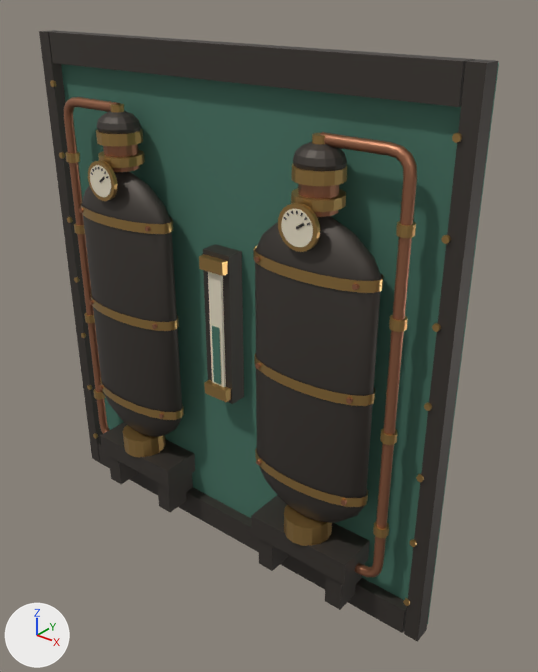
An edit to the Blender file assets-source/props/pressure-works/accumulator-bank.blend, drawn before and after from the same camera.
Camera for both pictures: a 50 mm camera at (2.46, -2.81, 3.13) aimed at (0.22, -0.01, 1.4). The lights are fixed; the arrows at lower left show +X, +Y and +Z. The older version comes first.

Objects in the first picture: 'accumulator-aged brass', 'accumulator-cast iron', 'accumulator-copper', 'accumulator-oxidized copper', 'accumulator-porcelain'.
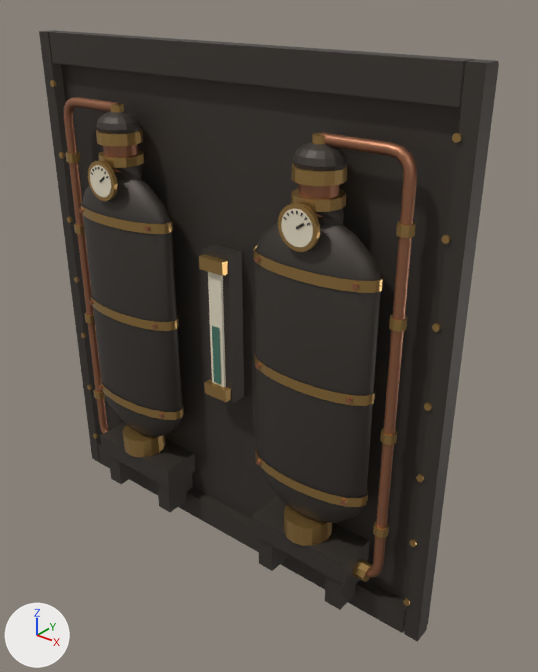
Where the newer file only moved an object's origin or applied its transform, the numbers keep the older frame.

What differs and where, as boxes [x1, y1, x2, y2] in the pictures (538 x 672 px):
'accumulator-cast iron', reshaped
    before: [39, 30, 498, 642]
    after: [39, 30, 499, 642]
part 1 of me_cube_002, added
    after: [61, 63, 499, 624]
part 2 of me_cube_002, added
    after: [114, 165, 142, 180]
part 3 of me_cube_002, added
    after: [315, 208, 344, 226]
part 4 of me_cube_001, deleted (green)
    before: [61, 63, 499, 624]

The change in detail:
me_cube_001 is used by ob_accumulator_oxidized_copper; location (0.0, -0.035, 1.425).
me_cube_001 had 16 vertices, 12 faces and spanned x -1.3..1.3, y -0.16..0.04, z -1.41..1.41.
me_cube_001 now has 8 vertices, 6 faces and spans x -0.03..0.03, y -0.16..-0.15, z -0.31..0.03.
me_cube_001 part 4: the loose piece of 8 vertices spanning x -1.3..1.3, y -0.04..0.04, z -1.41..1.41 is deleted.
me_cube_002 is used by ob_accumulator_cast_iron; location (-1.27, -0.083, 1.425).
me_cube_002 had 908 vertices, 814 faces and spanned x -0.04..2.58, y -0.27..0.05, z -1.42..1.43.
me_cube_002 now has 988 vertices, 868 faces and spans x -0.04..2.58, y -0.27..0.08, z -1.42..1.43.
me_cube_002 part 1: a new loose piece, a box spanning x -0.03..2.57, y 0.013..0.083, z -1.415..1.415, in mat_cast_iron (dark grey #4d4842).
me_cube_002 part 2: a new loose piece of 36 vertices spanning x 0.5..0.76, y -0.21..0.0, z 0.67..0.82, in mat_cast_iron (dark grey #4d4842).
me_cube_002 part 3: a new loose piece of 36 vertices spanning x 1.78..2.04, y -0.21..0.0, z 0.67..0.82, in mat_cast_iron (dark grey #4d4842).
